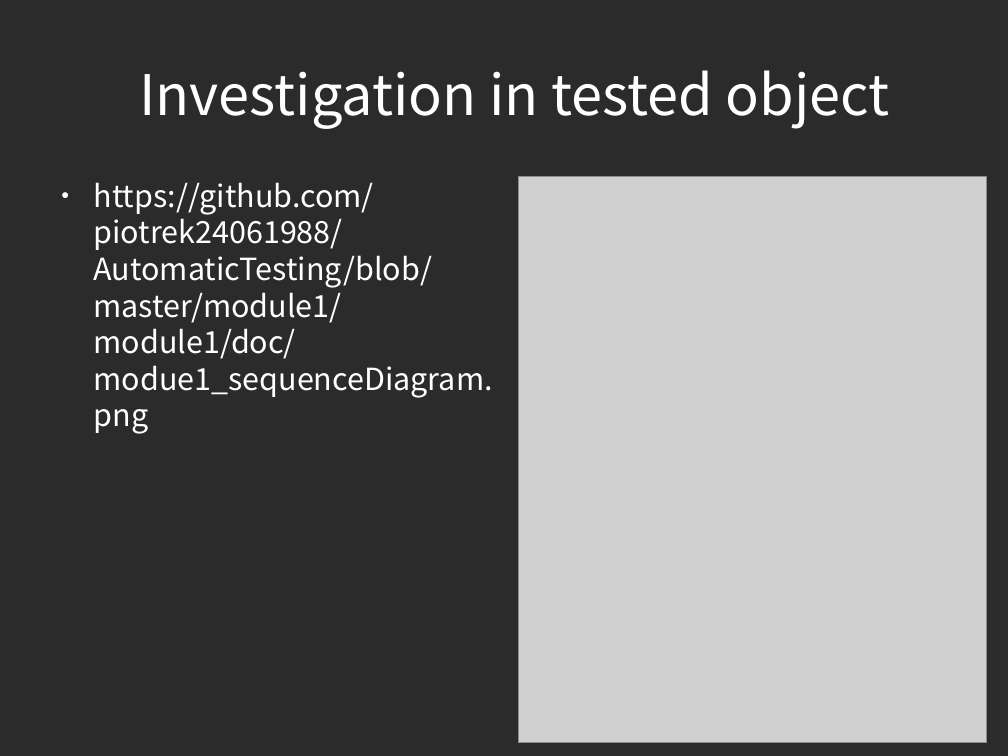
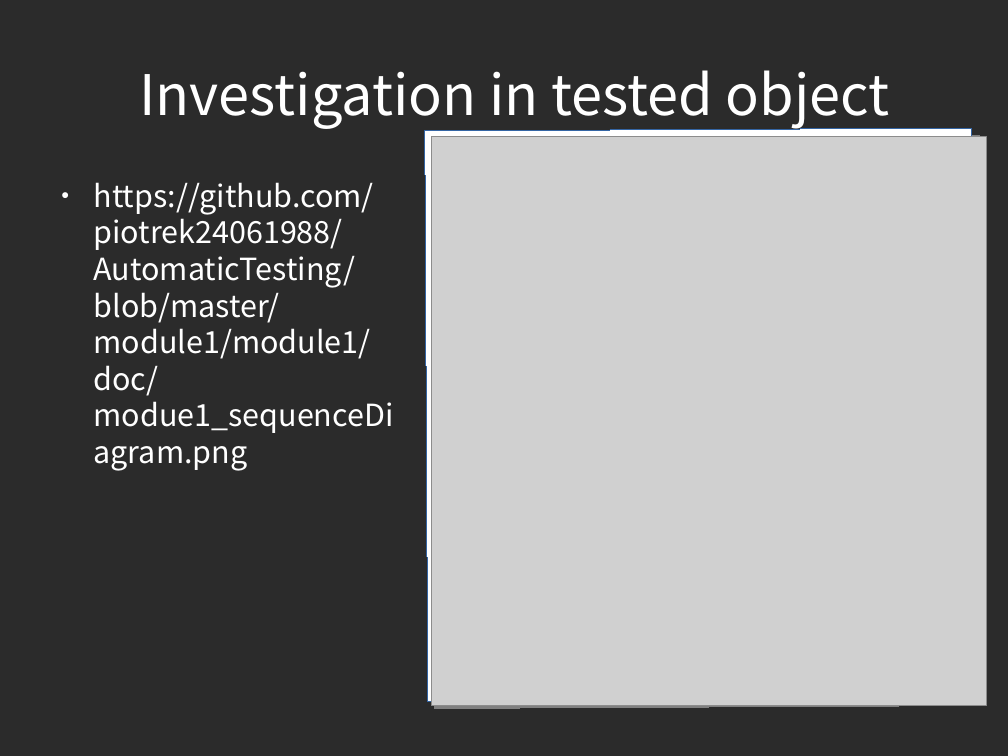
Before and after one commit to piotrek24061988/AutomaticTesting, a slide deck: slide 6 of module1/doc/AutomatedTesting.odp. Drawn at 1008x756 pixels with LibreOffice and Linux fonts; fonts in the diff are those of the drawing; grey boxes stand for pictures; background and template pictures are left out; a plain dark background stands for a picture behind light text. Boxes give left, top, right and bottom in pixels: in the first picture for what was removed or moved away, otherwise in the second. Text is boxed around its words. In the diff, an @@ line names an element or a change of style, - is before the commit and + after.

```diff
--- a/module1/doc/AutomatedTesting.odp
+++ b/module1/doc/AutomatedTesting.odp
@@ rectangle added at (425, 128, 975, 702), fill #FFFFFF, outline #3465A4 0 pt @@
@@ picture: place and size @@
-picture at (519, 177, 987, 743)
+picture at (432, 137, 986, 706)
@@ text "https://github.com/piotrek24061988/AutomaticTesting/blob/mas ..." rewrapped from (94, 182, 493, 434) to (94, 182, 394, 471) @@
```
Also in this commit, not shown: 3 other slides changed, 2 slides added.
